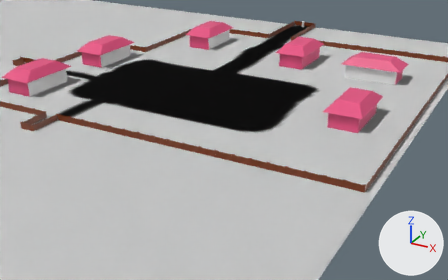
An edit to the glTF model public/model/village_map.glb, drawn before and after from the same camera.
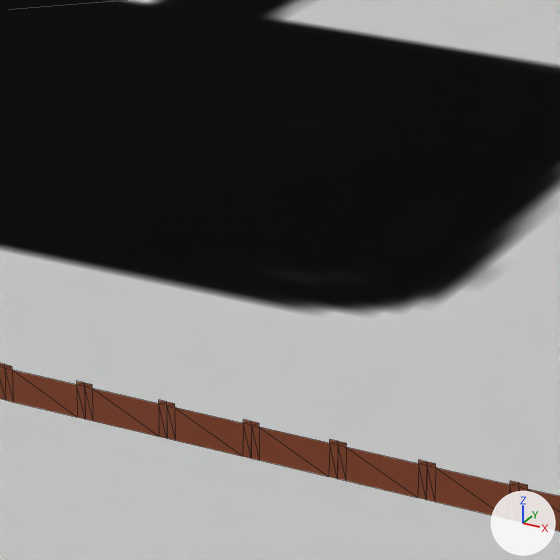
Old and new are each drawn from a camera (50 mm lens) standing at (152.1, -91.4, 55.1) and looking at (92.7, 16.5, 1.2) and again close up on the part from 41% to 66% of the width and 25% to 65% of the height. Every picture has the same lights, and +X, +Y and +Z are marked at lower right. The close-ups show mesh edges as thin lines. Where no turn or scale is listed for an object, it has been applied to the vertices.

In view in the first close-up: 'ModelFenceWood.108', 'ModelFenceWood.109', 'ModelFenceWood.110', 'ModelFenceWood.111', 'ModelFenceWood.112', 'ModelFenceWood.113', 'ModelFenceWood.114', 'village_map', 'village_map.001'.
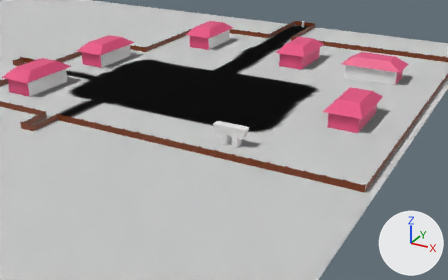
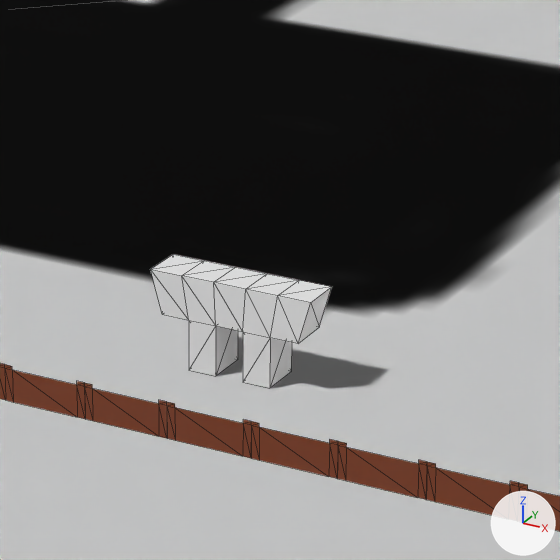
Boxes [x1, y1, x2, y2] around the edits, measured in the close-ups (560 x 560 px):
'MerchantWagon', added
    after: [151, 254, 332, 388]

What changed in the scene script:
```text
Add me_cube_001:
    me_cube_001.from_pydata(...)  # 32 vertices, 60 faces; spans x -3.88..3.88, y -1.0..1.0, z -3.36..1.0
Add ob_merchantwagon:
    ob_merchantwagon = bpy.data.objects.new('MerchantWagon', me_cube_001)
    ob_merchantwagon.location = (93.86, 17.61, 3.4)
```
